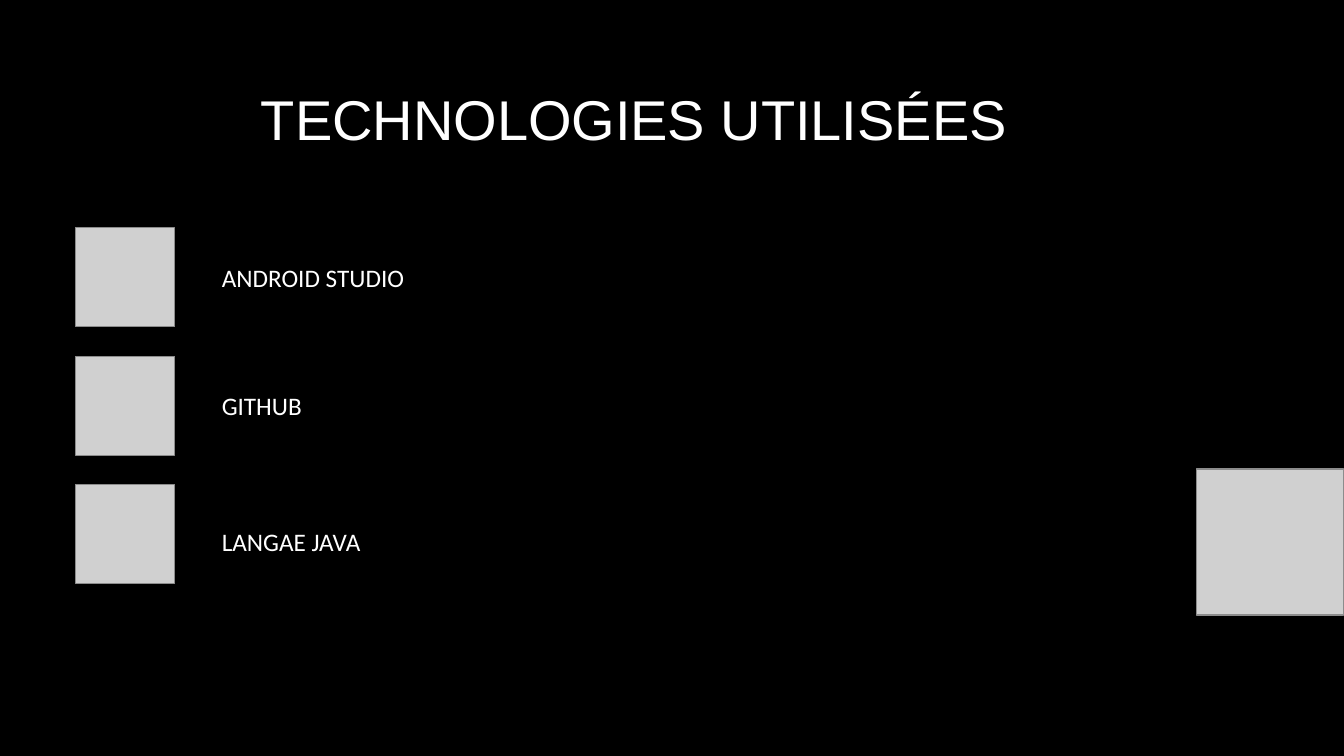
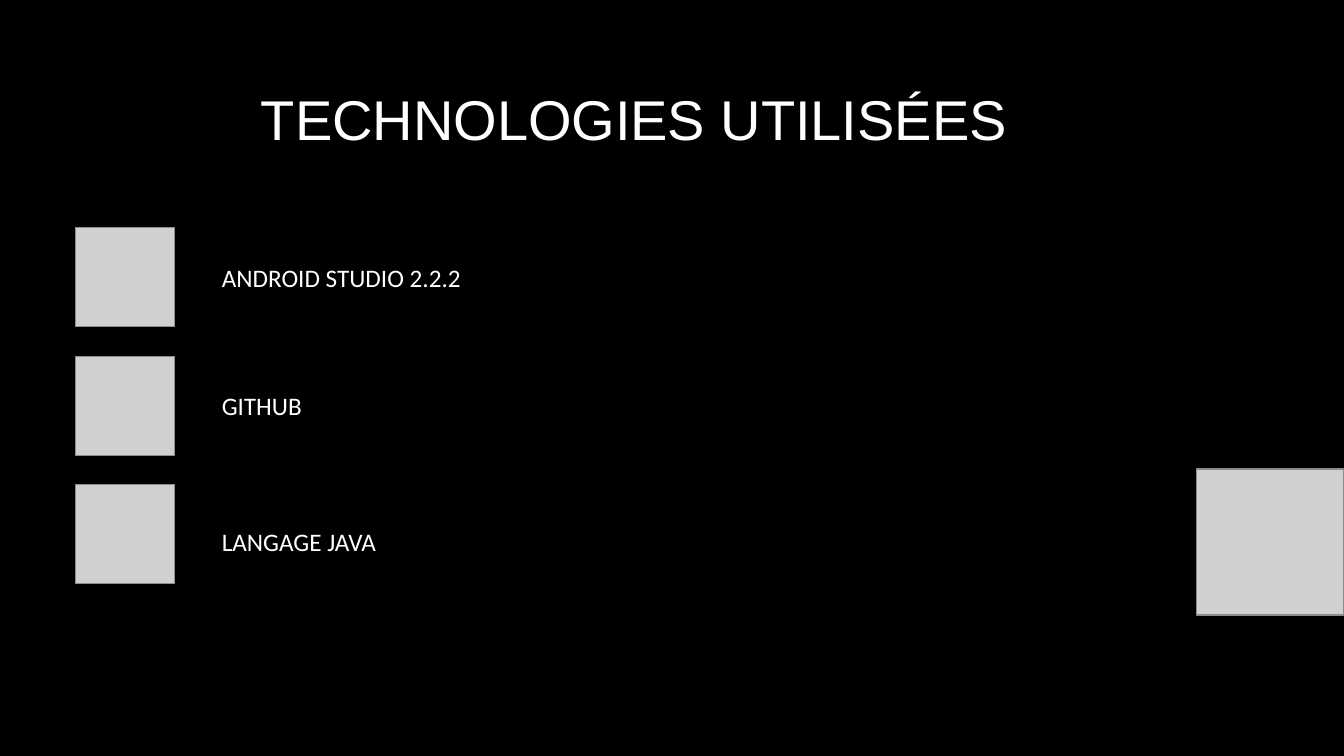
Before and after one commit to regfarad/mapsLibrary, a slide deck: slide 5 of PWP Presentation 1/Présentation7.pptx (slide 6 before the commit). Drawn at 1344x756 pixels with LibreOffice and Linux fonts; fonts in the diff are those of the drawing; grey boxes stand for pictures; background and template pictures are left out. Boxes give left, top, right and bottom in pixels: in the first picture for what was removed or moved away, otherwise in the second. Text is boxed around its words. In the diff, an @@ line names an element or a change of style, - is before the commit and + after.

```diff
--- a/PWP Presentation 1/Présentation7.pptx
+++ b/PWP Presentation 1/Présentation7.pptx
@@ text at (222, 270, 461, 288): text changed @@
-ANDROID STUDIO
+ANDROID STUDIO 2.2.2
@@ text at (222, 534, 376, 551): text changed @@
-LANGAE JAVA
+LANGAGE JAVA
```
Also in this commit, not shown: 2 other slides changed, 1 slide removed.
